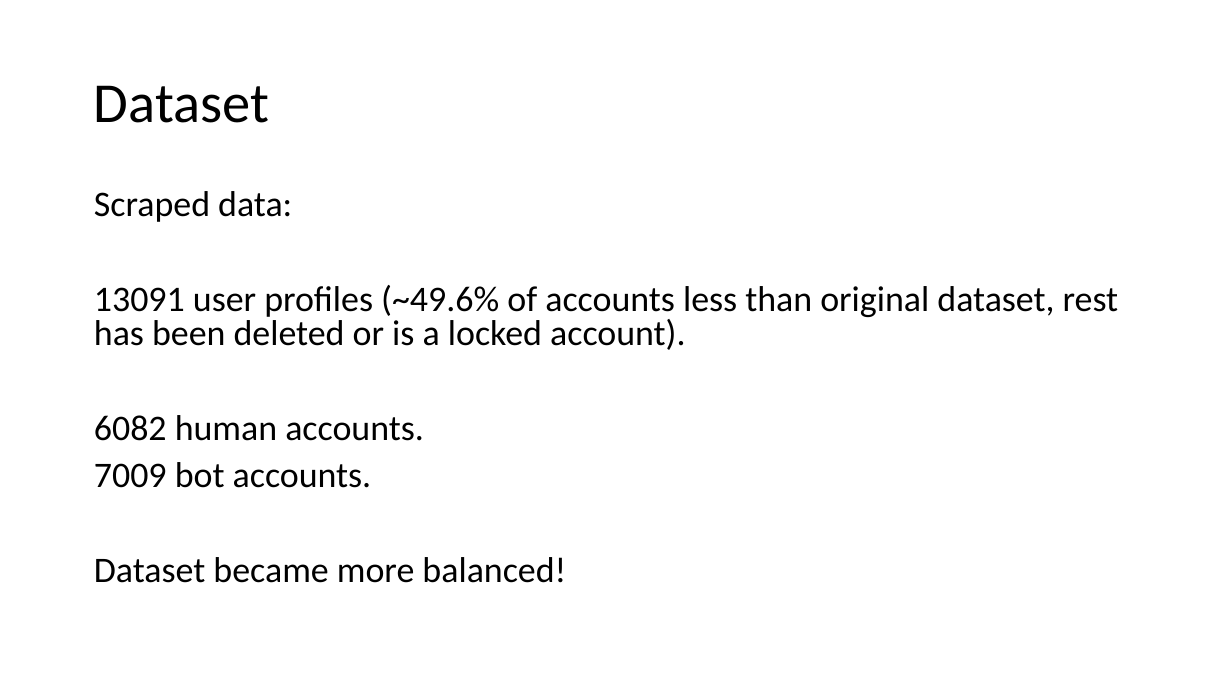
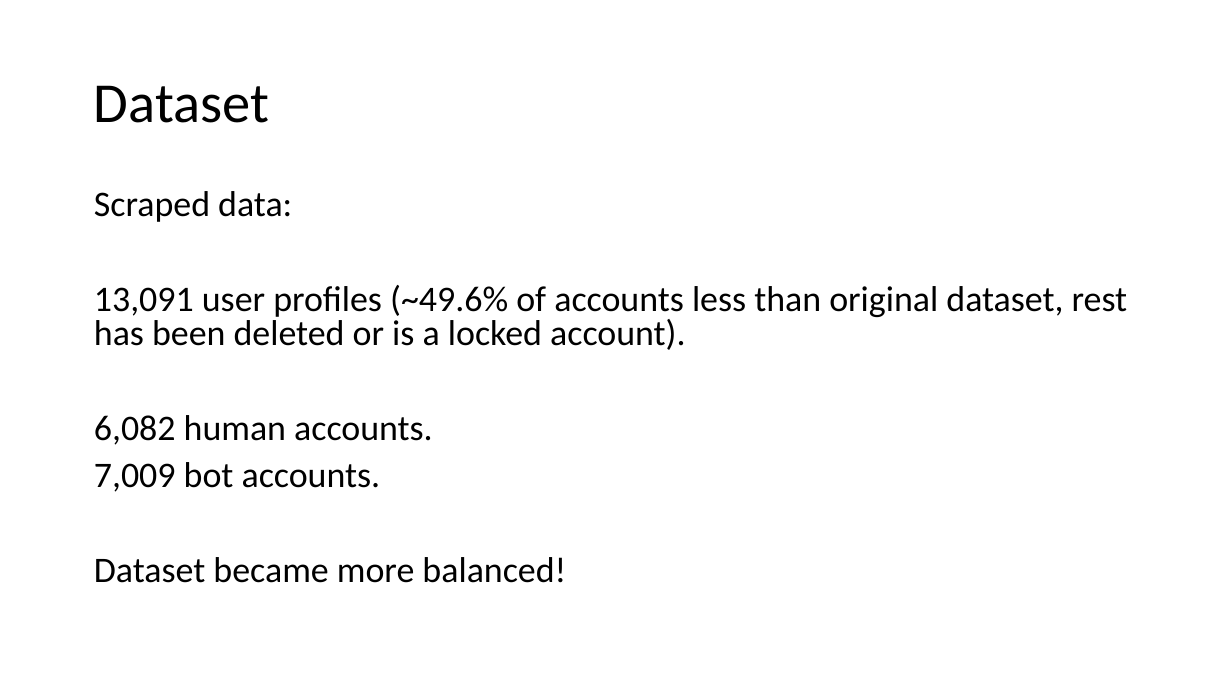
Before and after one commit to qmdnls/ADM19F-bot-detection, a slide deck: slide 6 of presentation/progress.pptx. Drawn at 1232x693 pixels with LibreOffice and Linux fonts; fonts in the diff are those of the drawing. Boxes give left, top, right and bottom in pixels: in the first picture for what was removed or moved away, otherwise in the second. Text is boxed around its words. In the diff, an @@ line names an element or a change of style, - is before the commit and + after.

```diff
--- a/presentation/progress.pptx
+++ b/presentation/progress.pptx
@@ text at [94, 285, 1128, 492]: text changed @@
-13091 user profiles (~49.6% of accounts less than original dataset, rest has been deleted or is a locked account).
-6082 human accounts.
-7009 bot accounts.
+13,091 user profiles (~49.6% of accounts less than original dataset, rest has been deleted or is a locked account).
+6,082 human accounts.
+7,009 bot accounts.
```
Also in this commit, not shown: 1 other slide changed, 1 other file.
